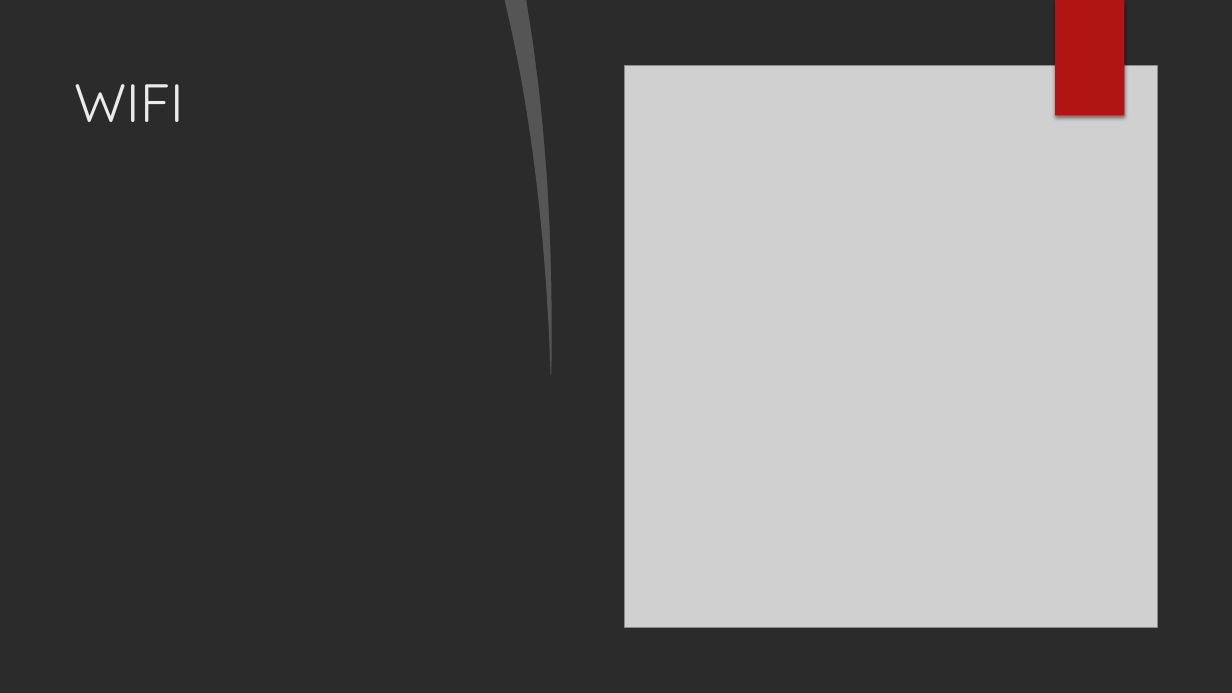
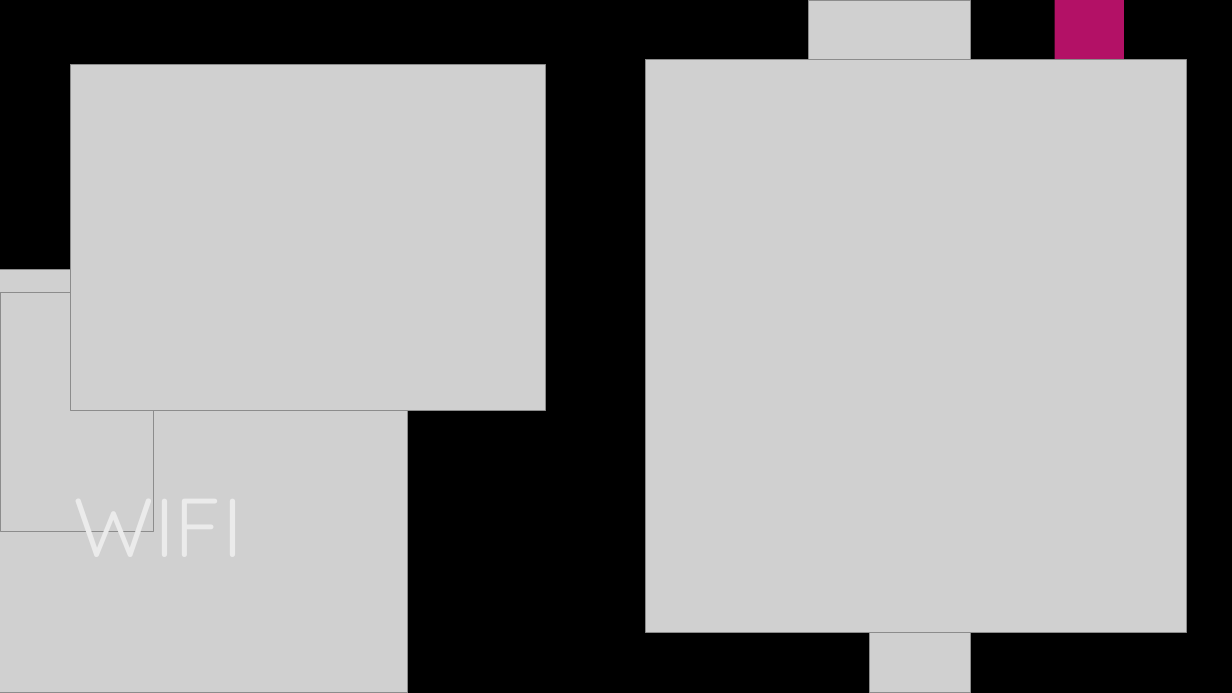
Before and after one commit to LajkaK2006/BorsodNet, a slide deck: slide 12 of Tacos KFT.pptx. Drawn at 1232x693 pixels with LibreOffice and Linux fonts; fonts in the diff are those of the drawing; grey boxes stand for pictures; background and template pictures are left out; a plain dark background stands for a picture behind light text. Boxes give left, top, right and bottom in pixels: in the first picture for what was removed or moved away, otherwise in the second. Text is boxed around its words. In the diff, an @@ line names an element or a change of style, - is before the commit and + after.

```diff
--- a/Tacos KFT.pptx
+++ b/Tacos KFT.pptx
@@ freeform shape removed at [505,0,561,375] @@
@@ freeform shape removed at [526,0,1232,693] @@
@@ picture added at [809,0,970,116] @@
@@ rectangle at [1055,0,1124,116]: fill #B01513 to #B31166 @@
@@ rectangle removed at [1055,0,1124,116] @@
@@ picture: place and size @@
-picture at [625,66,1157,628]
+picture at [646,59,1187,632]
@@ picture added at [71,65,546,411] @@
@@ picture added at [0,270,408,693] @@
@@ picture added at [0,292,153,531] @@
@@ title "WIFI": place and size @@
-title "WIFI" at [75,84,185,122]
+title "WIFI" at [73,471,242,532]
@@ title "WIFI" at [73,471,242,532]: size 42 to 65 pt; vertical alignment top to bottom @@
@@ picture added at [870,616,970,693] @@
```
Also in this commit, not shown: 16 other slides changed, 3 slides added, 1 slide removed.
